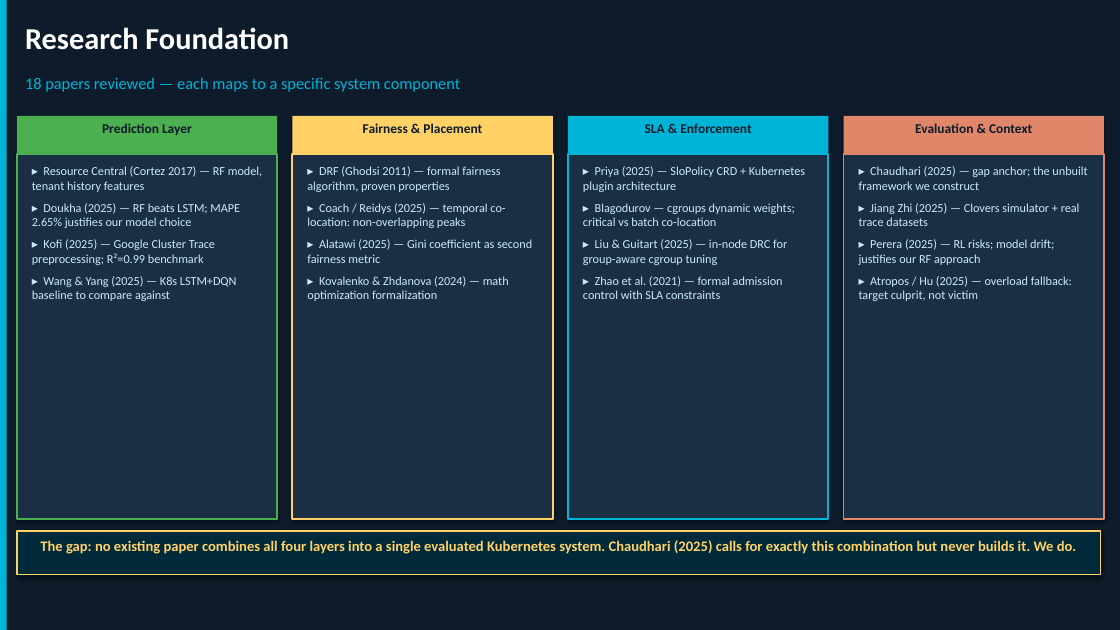
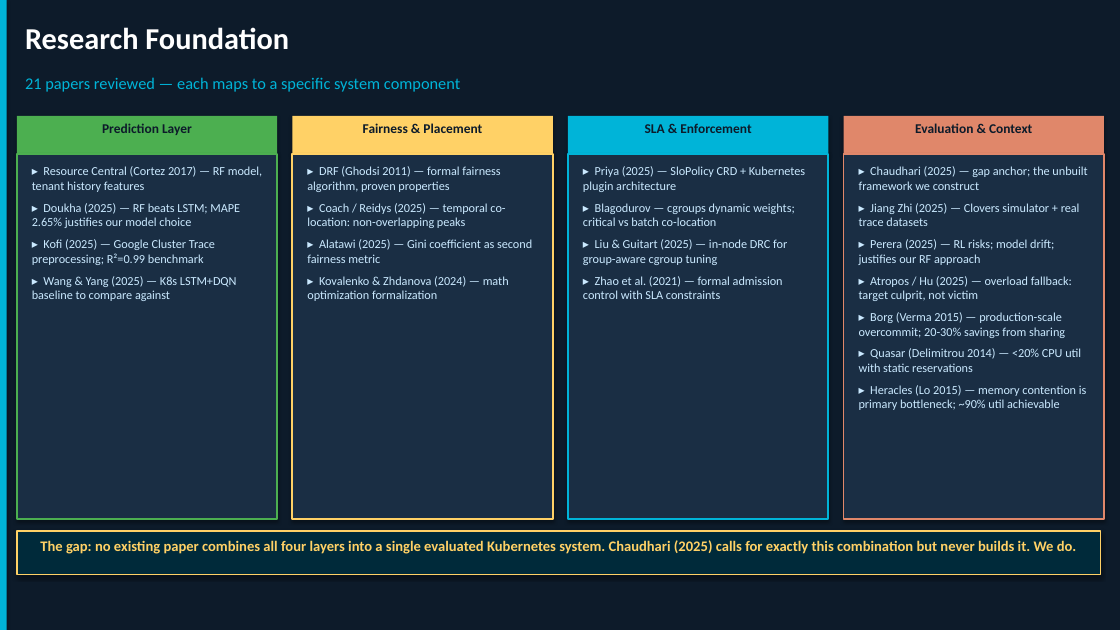
Before and after one commit to Rickodesea/Capstone_ClaudeAI, a slide deck: slide 6 of Team_Concept_Slides.pptx. Drawn at 1120x630 pixels with LibreOffice and Linux fonts; fonts in the diff are those of the drawing. Boxes give left, top, right and bottom in pixels: in the first picture for what was removed or moved away, otherwise in the second. Text is boxed around its words. In the diff, an @@ line names an element or a change of style, - is before the commit and + after.

```diff
--- a/Team_Concept_Slides.pptx
+++ b/Team_Concept_Slides.pptx
@@ text at (25,77,460,92): text changed @@
-18 papers reviewed — each maps to a specific system component
+21 papers reviewed — each maps to a specific system component
@@ text at (859,312,1087,410): paragraphs added @@
+▸ Borg (Verma 2015) — production-scale overcommit; 20-30% savings from sharing
+▸ Quasar (Delimitrou 2014) — <20% CPU util with static reservations
+▸ Heracles (Lo 2015) — memory contention is primary bottleneck; ~90% util achievable
```
Also in this commit, not shown: 1 other slide changed, 36 other files.
